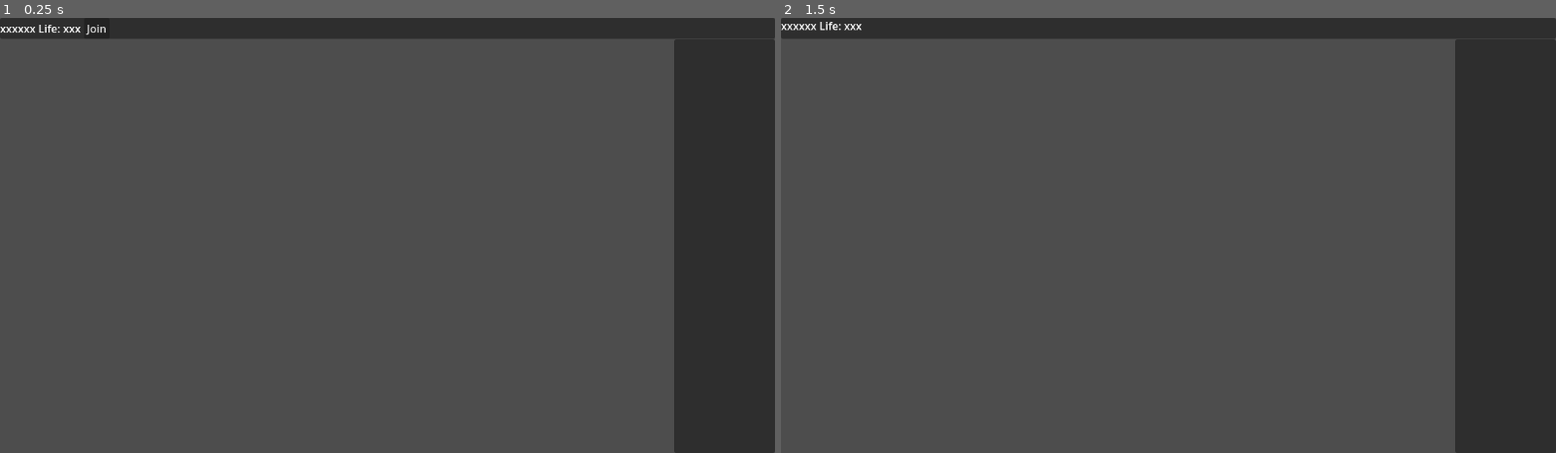
Above: before the commit, frames 1-2 (left to right).
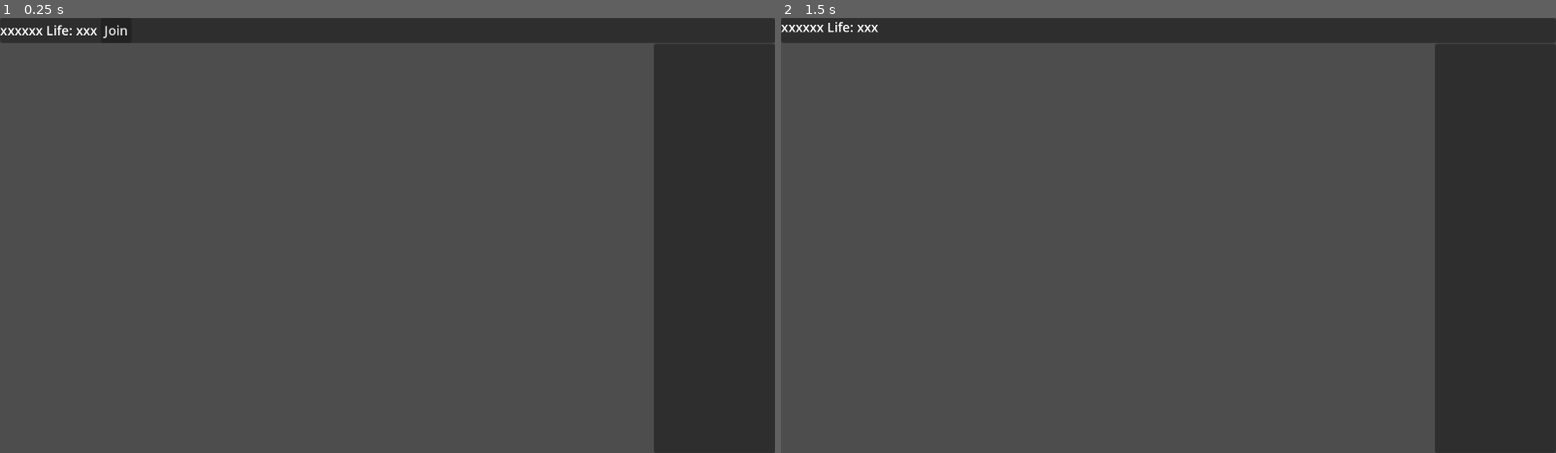
Above: after the commit, the same moments.

Repository: mrosati84/Godot-Multiplayer-Demo
Game: Godot game, scene res://world.tscn
Same seed, same stepped clock (60 frames per second), same inputs: the game is played once before the commit and once after it. The engine's default icon, where the game draws it, is replaced by a stand-in: a white triangle on a blue panel in a dark square.
Inputs (mouse positions are in pixels of both pictures, inside the frame that each line leads up to):
- Up to frame 1 (0.25 s): no input
- Up to frame 2 (1.5 s): tap Enter at 0.5 s; move the mouse to (1339, 213) at 0.52 s; hold D (right) 0.53-1.25 s; click (1339, 213) at 0.6 s; click "Join" at 1.25 s

The runs differ from the first frame. In frame 1, 3.3% of the frame differs, in the area x 0-100%, y 1-100%; in frame 2, 3.2%.

Commit message:
update display settings

Diff:
--- a/project.godot
+++ b/project.godot
@@ -19,6 +19,12 @@
 
 NetworkManager="*res://autoload/network_manager.gd"
 ServerFunctions="*res://autoload/server_functions.gd"
+
+[display]
+
+window/size/viewport_width=1920
+window/size/viewport_height=1080
+window/stretch/scale=2.0
 
 [input]
 
